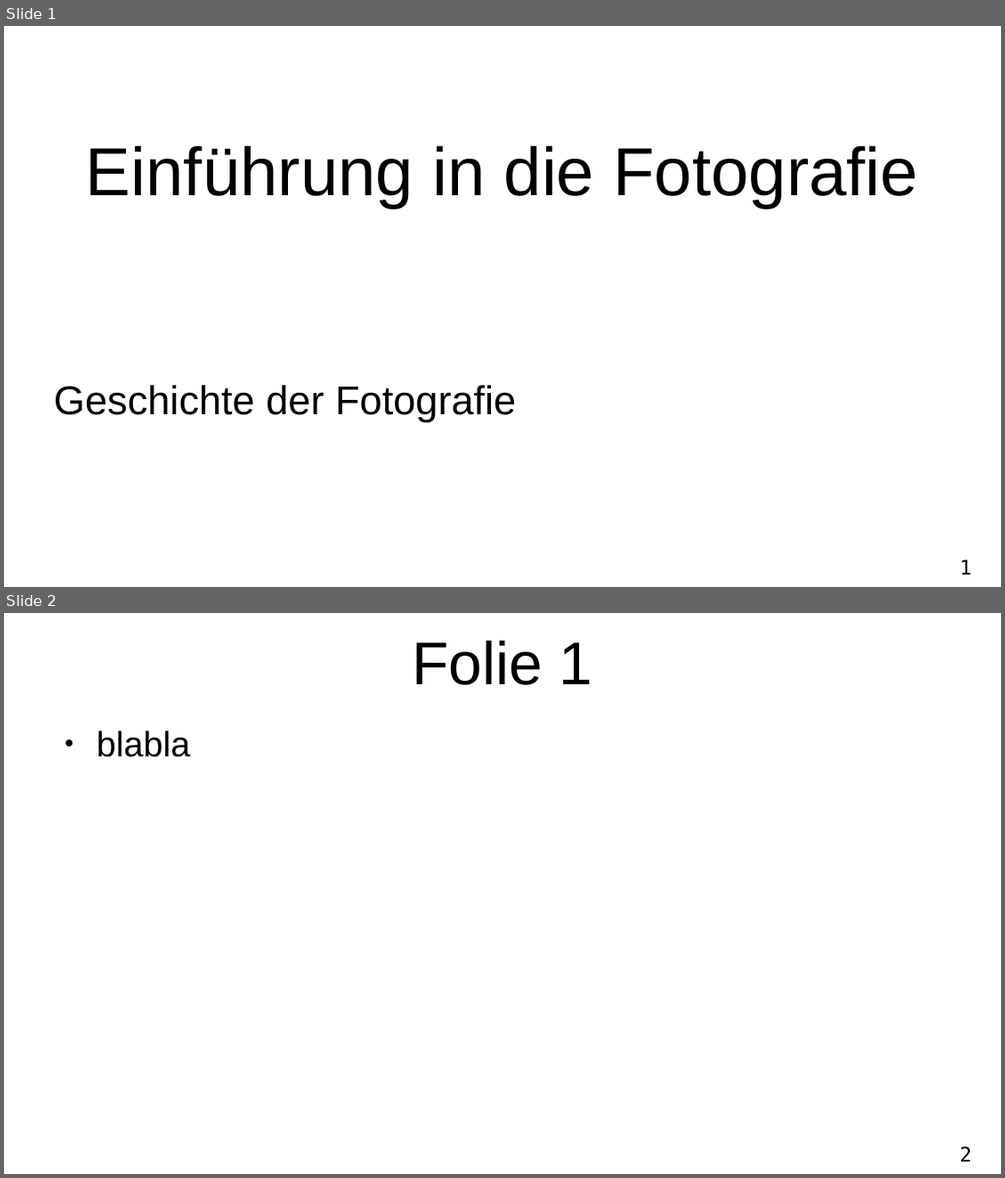
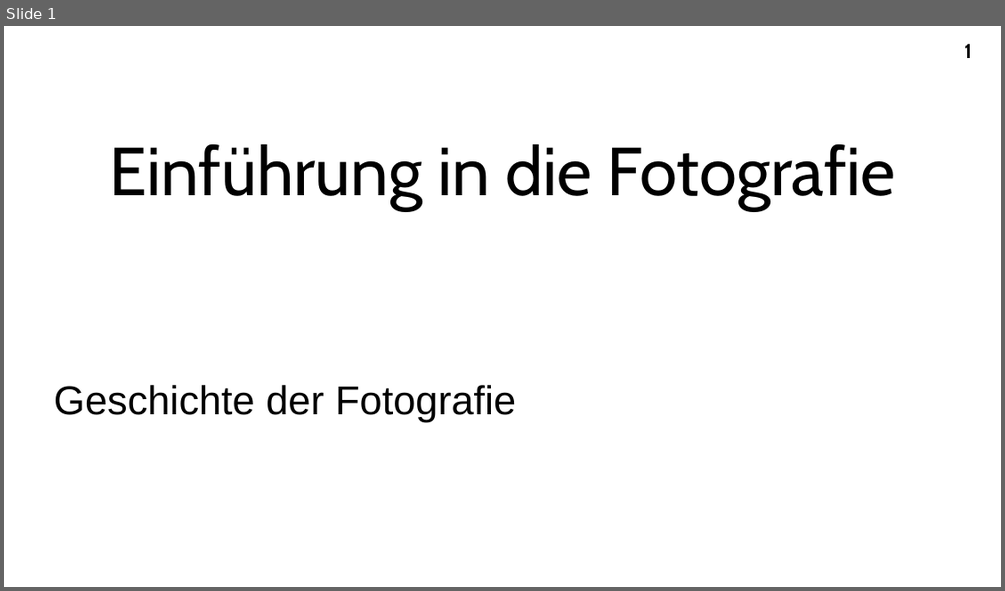
Before and after one commit to A-Schmid/PhotographyCourse, a slide deck: slides_de/history.odp. Shown one above the other, each under a label of ours: slides 1 and 2 before the commit, slide 1 after it. The pictures are 1005x1178 and 1005x591 pixels, drawn with LibreOffice and Linux fonts; fonts in the diff are those of the drawing. Boxes give left, top, right and bottom in pixels: in the first picture for what was removed or moved away, otherwise in the second. Text is boxed around its words. In the diff, an @@ line names an element or a change of style, - is before the commit and + after.

```diff
--- a/slides_de/history.odp
+++ b/slides_de/history.odp
@@ slide 2 removed at [4,613,1001,1174], background #FFFFFF; not listed: 1 template element that a slide beside it also shows @@
@@ title removed at [412,641,593,685] @@
-Folie 1
@@ text removed at [97,730,190,757] @@
-● blabla
@@ slide 1 changed as well @@
@@ title "Einführung in die Fotografie" at [109,144,896,210]: font Arial to Cabin @@
@@ page number: place and size @@
-page number at [960,559,972,574]
+page number at [964,44,971,58]
@@ page number at [964,44,971,58]: font DejaVu Sans Mono to Cabin, bold on @@
```
Also in this commit, not shown: 7 slides added, 1 other file.
